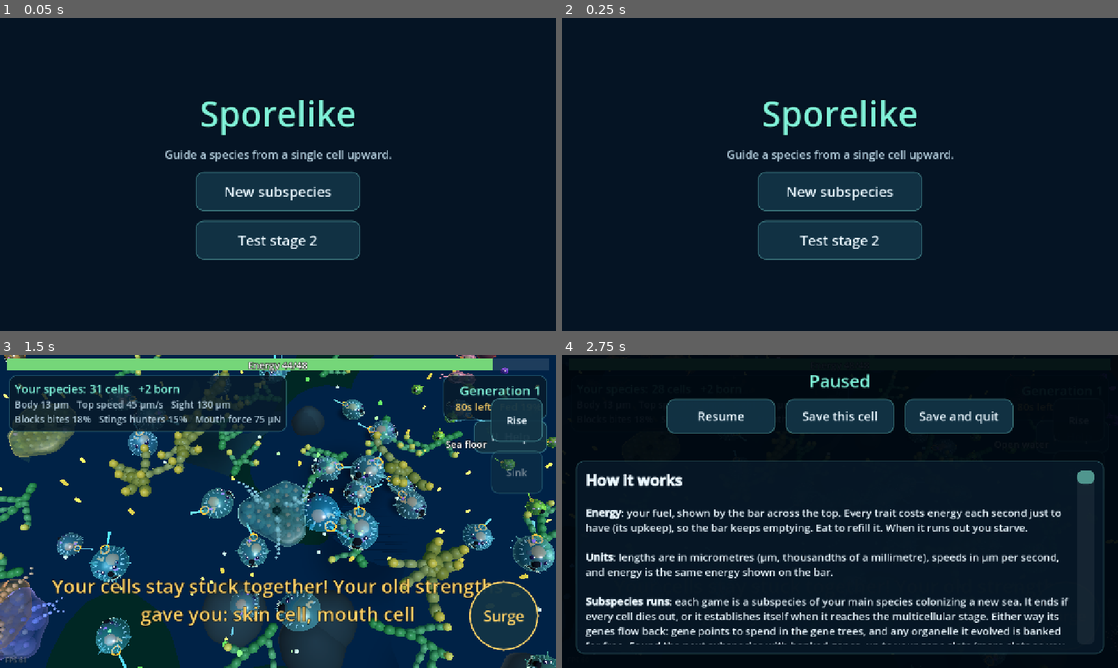
Above: before the commit, frames 1-4 (two rows, left to right).
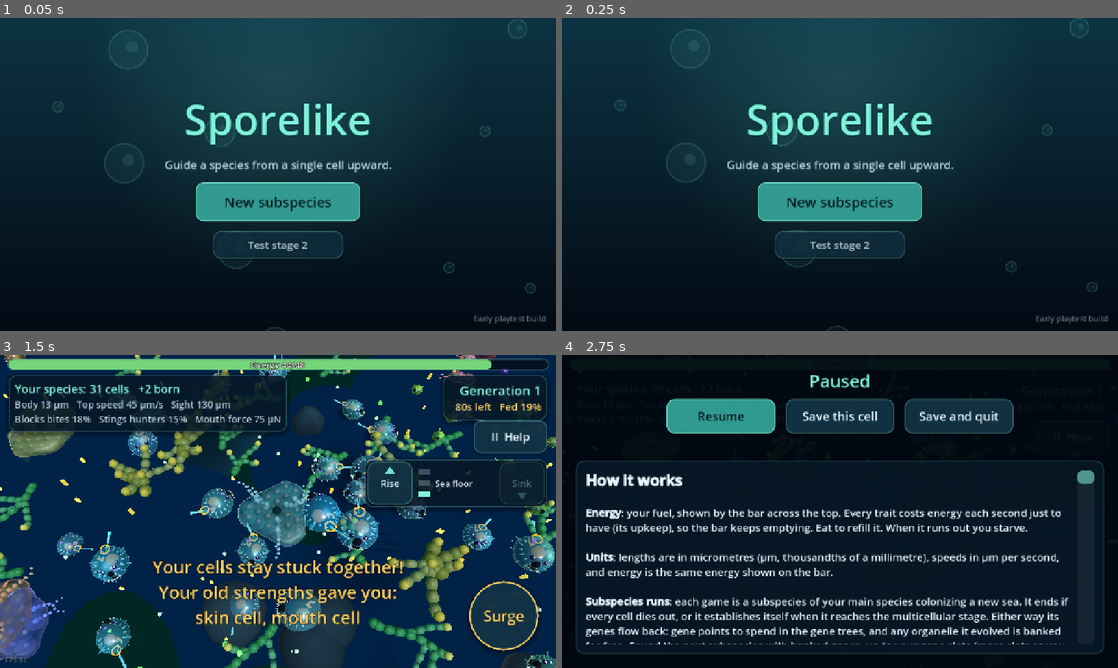
Above: after the commit, the same moments.

Repository: drag0nblad3/Sporelike-
Game: Godot game, scene res://scenes/main.tscn
Same seed, same stepped clock (60 frames per second), same inputs: the game is played once before the commit and once after it.
Inputs:
- Up to frame 1 (0.05 s): no input
- Up to frame 2 (0.25 s): no input
- Up to frame 3 (1.5 s): click "Test stage 2" at 0.5 s; click "Radial" at 1.25 s
- Up to frame 4 (2.75 s): click "II Help" at 2 s

The runs differ from the first frame. In frame 1, 40% of the frame differs, in the area x 0-100%, y 0-100%; in frame 2, 40%; in frame 3, 12%; in frame 4, 2.2%.

Commit message:
Polish the UI: depth panel, cooldown rings, primary buttons, creator fit (#42)
* Polish the UI: depth panel that no longer covers Help, cooldown rings, primary buttons, rounded energy bar, livelier title

- Rise/Sink move into one depth panel between the pause button and the
  ability buttons, with a gauge that lights the current depth.
- Ability buttons show a sweeping cooldown ring instead of only fading.
- Main actions (Begin the run, Resume, Continue, Done) are filled teal.
- Panels and buttons get soft drop shadows; disabled text is dimmed.
- Energy bar is a rounded glass tube.
- Hints and region messages sit in the middle of the screen, clear of the
  joystick and ability buttons; the hint gets a backing card.
- Creator: Back moves beside the title and long gene text trims with an
  ellipsis, so Begin the run always stays on screen.
- Stage 2 cell picks use the same cards as stage 1 picks.
- Title screen: lit-water backdrop with drifting cells.

Co-Authored-By: Claude Opus 5.5 <noreply@anthropic.com>
Claude-Session: https://claude.ai/code/session_01LRZhx2EkjRZmAEuo7Vq87R

* Give the creator's gene text more room; keep the hint clear of Shove; smoother title glow

The sea description now shows in the text box when Other sea is tapped
instead of always taking three lines of the side column, and the side
column grows on wider phones.

Co-Authored-By: Claude Opus 5.5 <noreply@anthropic.com>
Claude-Session: https://claude.ai/code/session_01LRZhx2EkjRZmAEuo7Vq87R

---------

Co-authored-by: Claude <noreply@anthropic.com>

Diff:
--- a/scripts/ui/ability_bar.gd
+++ b/scripts/ui/ability_bar.gd
@@ -49,7 +49,9 @@
 	var button: Button = _buttons[id]
 	button.visible = owned
 	if owned:
-		button.modulate.a = 1.0 if timers.ready(id) else 0.35 + 0.3 * (1.0 - timers.fraction(id))
+		var ring: CooldownRing = button.get_child(0)
+		ring.left = 0.0 if timers.ready(id) else timers.fraction(id)
+		button.modulate.a = 1.0 if timers.ready(id) else 0.75
 
 
 func hide_all() -> void:
@@ -113,6 +115,13 @@
 	button.add_theme_stylebox_override("pressed", lit)
 	button.add_theme_stylebox_override("hover_pressed", lit)
 	button.add_theme_color_override("font_color", tint)
+	button.add_theme_color_override("font_pressed_color", Color.WHITE)
+	button.add_theme_color_override("font_hover_pressed_color", Color.WHITE)
+	button.add_theme_color_override("font_outline_color", Color(0, 0, 0, 0.7))
+	button.add_theme_constant_override("outline_size", 4)
+	var ring_fx := CooldownRing.new()
+	ring_fx.tint = tint
+	button.add_child(ring_fx)
 	button.visible = false
 	# Touches are read in _input; the button itself only draws.
 	button.toggle_mode = true
--- a/scripts/ui/cell_pick_screen.gd
+++ b/scripts/ui/cell_pick_screen.gd
@@ -50,6 +50,7 @@
 	var skip := Button.new()
 	skip.text = "Keep the body as it is"
 	skip.custom_minimum_size = Vector2(0, 60)
+	skip.add_theme_color_override("font_color", UiTheme.DIM)
 	skip.pressed.connect(func() -> void: chosen.emit(""))
 	_box.add_child(skip)
 	visible = true
@@ -58,25 +59,25 @@
 func _choice(plan: BodyPlan, role: String) -> Button:
 	var trial := BodyPlan.from_dict(plan.to_dict())
 	var added := trial.grow(role)
-	var button := Button.new()
-	button.custom_minimum_size = Vector2(300, 250)
-	button.add_theme_font_size_override("font_size", 21)
-	button.autowrap_mode = TextServer.AUTOWRAP_WORD_SMART
 	var row: Array = BodyPart.ROLES.get(role, BodyPart.ROLES["skin"])
 	var about: String = row[1]
+	var card: PickCard
 	if added == 0:
-		button.text = "%s\nNo room left on the body" % BodyPart.label(role)
-		button.disabled = true
+		card = PickCard.new(BodyPart.label(role), "No room left on the body")
+		card.disabled = true
 	else:
+		var lines: Array[String] = [about]
 		var effect := CellEffects.card_line(role, plan, added)
+		if effect != "":
+			lines.append(effect)
 		var ability := ColonyAbility.card_line(role, trial)
 		if ability != "":
-			effect += "\n" + ability
-		button.text = "+%d %s\n%s\n%s\nEnergy use +%.2f/s" % [added, BodyPart.label(role), about,
-			effect, Colony.UPKEEP_PER_CELL * added]
-	button.add_theme_color_override("font_color", BodyPart.color(role).lightened(0.35))
-	button.pressed.connect(func() -> void: chosen.emit(role))
-	return button
+			lines.append(ability)
+		lines.append("Energy use +%.2f/s" % (Colony.UPKEEP_PER_CELL * added))
+		card = PickCard.new("+%d %s" % [added, BodyPart.label(role)], "\n".join(PackedStringArray(lines)))
+	card.tint_title(BodyPart.color(role).lightened(0.35))
+	card.pressed.connect(func() -> void: chosen.emit(role))
+	return card
 
 
 func _label(text: String, size: int) -> Label:
--- /dev/null
+++ b/scripts/ui/cooldown_ring.gd
@@ -0,0 +1,34 @@
+class_name CooldownRing
+extends Control
+## Drawn over a round ability button: while the ability recharges, a dark
+## wedge covers the part still to refill and a bright arc runs round the rim,
+## like a clock hand sweeping back to ready.
+
+var tint := UiTheme.GOLD
+## Share of the recharge still to go: 1 just used, 0 ready.
+var left := 0.0:
+	set(value):
+		if not is_equal_approx(value, left):
+			left = value
+			queue_redraw()
+
+
+func _ready() -> void:
+	set_anchors_and_offsets_preset(Control.PRESET_FULL_RECT)
+	mouse_filter = Control.MOUSE_FILTER_IGNORE
+
+
+func _draw() -> void:
+	if left <= 0.0:
+		return
+	var center := size * 0.5
+	var radius := minf(size.x, size.y) * 0.5 - 2.0
+	var start := -PI * 0.5
+	var end := start + TAU * left
+	var wedge := PackedVector2Array([center])
+	var steps := maxi(int(48 * left), 2)
+	for i in steps + 1:
+		var a := lerpf(start, end, float(i) / steps)
+		wedge.append(center + Vector2(cos(a), sin(a)) * radius)
+	draw_colored_polygon(wedge, Color(0, 0.02, 0.05, 0.55))
+	draw_arc(center, radius - 3.0, end, start + TAU, 64, Color(tint, 0.9), 6.0, true)
--- a/scripts/ui/creator_side.gd
+++ b/scripts/ui/creator_side.gd
@@ -1,34 +1,35 @@
 class_name CreatorSide
 extends RefCounted
 ## The subspecies creator's side column above the gene text box: title,
-## the subspecies name with New name, the starting Sea with Other sea, and
-## gene slots used. Built once; show() updates the text.
+## the subspecies name with New name, the starting Sea with Other sea (its
+## description shows in the text box), what does well there, and gene slots
+## used. Built once; show() updates the text.
 
 var trees_button: Button
+## The top row, beside the title; the creator adds its Back button here.
+var header: HBoxContainer
 var _name: Label
 var _sea: Label
-var _blurb: Label
 var _favors: Label
 var _slots: Label
 
 
 func build(screen: SubspeciesCreator) -> void:
-	screen.label("Found a subspecies", 20, UiTheme.DIM)
+	header = screen.row()
+	screen.label("Found a subspecies", 20, UiTheme.DIM, header)
 	var names := screen.row()
 	_name = screen.label("", 25, UiTheme.GOLD, names)
-	_side_button(screen.button("New name", func() -> void: screen.reroll(), names, 44.0))
+	side_button(screen.button("New name", func() -> void: screen.reroll(), names, 44.0))
 	var seas := screen.row()
 	_sea = screen.label("", 20, UiTheme.ACCENT, seas)
-	_side_button(screen.button("Other sea", func() -> void: screen.next_sea(), seas, 44.0))
-	_blurb = screen.label("", 19, UiTheme.DIM)
-	_favors = screen.label("", 19, UiTheme.GAIN)
+	side_button(screen.button("Other sea", func() -> void: screen.next_sea(), seas, 44.0))
+	_favors = screen.label("", 18, UiTheme.GAIN)
 	_slots = screen.label("", 22)
 
 
 func show(subspecies: String, sea: Sea, used: int, bank: GeneBank) -> void:
 	_name.text = subspecies
 	_sea.text = sea.title
-	_blurb.text = sea.blurb
 	_favors.text = "Does well here: %s" % sea.favors
 	_slots.text = "Gene slots used: %d of %d" % [used, bank.slots()]
 	_slots.add_theme_color_override("font_color",
@@ -38,7 +39,7 @@
 
 
 ## Buttons beside a label keep their width instead of sharing the row.
-func _side_button(b: Button) -> void:
+static func side_button(b: Button) -> void:
 	b.size_flags_horizontal = Control.SIZE_SHRINK_END
 	b.custom_minimum_size.x = 140
 	b.add_theme_font_size_override("font_size", 20)
--- a/scripts/ui/depth_control.gd
+++ b/scripts/ui/depth_control.gd
@@ -1,43 +1,49 @@
 class_name DepthControl
 extends Control
-## Two buttons on the right edge to swim up or down one Depth, and a label
-## with the depth the colony is at. Like AbilityBar, it reads screen touches
-## directly so it works while another finger steers.
+## The multicellular stage's depth panel on the right edge, between the
+## pause button and the ability buttons: Rise and Sink buttons either side
+## of a small gauge that lights the colony's Depth (surface on top, sea
+## floor at the bottom) and names it. Like AbilityBar, it reads screen
+## touches directly so it works while another finger steers.
 
 ## step is +1 to rise, -1 to sink.
 signal pressed(step: int)
 
-## [left, top, right, bottom] offsets from the right edge's middle.
-const UP_RECT := [-150, -260, -30, -160]
-const DOWN_RECT := [-150, -140, -30, -40]
+## The panel as offsets from the top-right corner: [left, top, right, bottom].
+## It sits below the pause button (ends at 226) and above the ability
+## buttons (start 370 up from the bottom of a 720 high screen).
+const PANEL := [-440.0, 240.0, -20.0, 350.0]
+const BUTTON_W := 116.0
 
+var _layer := -1
 var _up: Button
 var _down: Button
-var _label: Label
+var _gauge: Control
 
 
 func _ready() -> void:
 	set_anchors_and_offsets_preset(Control.PRESET_FULL_RECT)
 	mouse_filter = Control.MOUSE_FILTER_IGNORE
-	_up = _make("Rise", UP_RECT)
-	_down = _make("Sink", DOWN_RECT)
-	_label = Label.new()
-	UiTheme.outline(_label, 22)
-	_label.set_anchors_and_offsets_preset(Control.PRESET_CENTER_RIGHT)
-	_label.offset_left = -320
-	_label.offset_right = -160
-	_label.offset_top = -170
-	_label.offset_bottom = -130
-	_label.horizontal_alignment = HORIZONTAL_ALIGNMENT_RIGHT
-	add_child(_label)
+	var back := Panel.new()
+	back.add_theme_stylebox_override("panel", UiTheme.panel(UiTheme.PANEL, 0))
+	_place(back, PANEL[0], PANEL[2])
+	_up = _make("Rise", PANEL[0], PANEL[0] + BUTTON_W)
+	_down = _make("Sink", PANEL[2] - BUTTON_W, PANEL[2])
+	_gauge = Control.new()
+	_gauge.mouse_filter = Control.MOUSE_FILTER_IGNORE
+	_place(_gauge, PANEL[0], PANEL[2])
+	_gauge.draw.connect(_draw_gauge)
 	visible = false
 
 
 func show_layer(layer: int) -> void:
 	visible = true
-	_label.text = Depth.title(layer)
+	if layer == _layer:
+		return
+	_layer = layer
 	_up.disabled = layer >= Depth.SURFACE
 	_down.disabled = layer <= Depth.FLOOR
+	_gauge.queue_redraw()
 
 
 func _input(event: InputEvent) -> void:
@@ -54,17 +60,49 @@
 			return
 
 
-func _make(text: String, rect: Array) -> Button:
+## Three stacked marks (surface on top) with the current one lit, the depth's
+## name beside them, and an arrow on each button.
+func _draw_gauge() -> void:
+	var h := _gauge.size.y
+	var mid := _gauge.size.x * 0.5
+	var font := _gauge.get_theme_default_font()
+	for layer: int in [Depth.SURFACE, Depth.OPEN, Depth.FLOOR]:
+		var y := h * 0.5 + (Depth.OPEN - layer) * 26.0
+		var lit := layer == _layer
+		var dot := Rect2(mid - 88.0, y - 7.0, 30.0, 14.0)
+		_gauge.draw_rect(dot, UiTheme.ACCENT if lit else Color(UiTheme.DIM, 0.3))
+	var name_at := Vector2(mid - 48.0, h * 0.5 + 8.0)
+	_gauge.draw_string(font, name_at, Depth.title(_layer), HORIZONTAL_ALIGNMENT_LEFT, 120.0, 20,
+		UiTheme.INK)
+	_arrow(Vector2(BUTTON_W * 0.5, 26.0), -1.0, _up.disabled)
+	_arrow(Vector2(_gauge.size.x - BUTTON_W * 0.5, h - 26.0), 1.0, _down.disabled)
+
+
+func _arrow(at: Vector2, dir: float, off: bool) -> void:
+	var tip := at + Vector2(0, 9.0 * dir)
+	var points := PackedVector2Array([tip, at + Vector2(-12, -7 * dir), at + Vector2(12, -7 * dir)])
+	_gauge.draw_colored_polygon(points, Color(UiTheme.ACCENT, 0.25 if off else 0.9))
+
+
+func _make(text: String, left: float, right: float) -> Button:
 	var button := Button.new()
 	button.theme = UiTheme.shared()
 	button.text = text
-	button.add_theme_font_size_override("font_size", 24)
-	button.set_anchors_and_offsets_preset(Control.PRESET_CENTER_RIGHT)
-	button.offset_left = rect[0]
-	button.offset_top = rect[1]
-	button.offset_right = rect[2]
-	button.offset_bottom = rect[3]
+	button.add_theme_font_size_override("font_size", 22)
+	_place(button, left, right)
+	button.offset_left += 6.0
+	button.offset_right -= 6.0
+	button.offset_top += 6.0
+	button.offset_bottom -= 6.0
 	button.mouse_filter = Control.MOUSE_FILTER_IGNORE
 	button.focus_mode = Control.FOCUS_NONE
-	add_child(button)
 	return button
+
+
+func _place(node: Control, left: float, right: float) -> void:
+	node.set_anchors_and_offsets_preset(Control.PRESET_TOP_RIGHT)
+	node.offset_left = left
+	node.offset_right = right
+	node.offset_top = PANEL[1]
+	node.offset_bottom = PANEL[3]
+	add_child(node)
--- a/scripts/ui/energy_bar.gd
+++ b/scripts/ui/energy_bar.gd
@@ -5,7 +5,7 @@
 ## bar laid over it, filling its own capacity from the left.
 
 const HEIGHT := 28.0
-const TRACK := Color(1, 1, 1, 0.12)
+const TRACK := Color(0.01, 0.05, 0.09, 0.75)
 const FULL := Color(0.4, 0.9, 0.5)
 const LOW := Color(0.95, 0.3, 0.25)
 const STORED := Color(1.0, 0.8, 0.25, 0.9)
@@ -14,6 +14,8 @@
 var _full := 12.0
 var _store := 0.0
 var _label: Label
+## One rounded box, recoloured for the track and each fill as it draws.
+var _box := StyleBoxFlat.new()
 
 
 func _ready() -> void:
@@ -23,11 +25,12 @@
 	offset_top = 8.0
 	offset_bottom = 8.0 + HEIGHT
 	mouse_filter = Control.MOUSE_FILTER_IGNORE
+	_box.anti_aliasing = true
 	_label = Label.new()
 	_label.set_anchors_and_offsets_preset(Control.PRESET_FULL_RECT)
 	_label.horizontal_alignment = HORIZONTAL_ALIGNMENT_CENTER
 	_label.vertical_alignment = VERTICAL_ALIGNMENT_CENTER
-	_label.add_theme_font_size_override("font_size", 22)
+	_label.add_theme_font_size_override("font_size", 20)
 	_label.add_theme_color_override("font_outline_color", Color(0, 0, 0, 0.9))
 	_label.add_theme_constant_override("outline_size", 5)
 	add_child(_label)
@@ -47,9 +50,27 @@
 
 func _draw() -> void:
 	var w := size.x
-	draw_rect(Rect2(0, 0, w, HEIGHT), TRACK)
+	var r := HEIGHT * 0.5
+	_pill(Rect2(0, 0, w, HEIGHT), TRACK, Color(UiTheme.EDGE, 0.35))
+	var inner := Rect2(3, 3, w - 6, HEIGHT - 6)
 	var part := clampf(_energy / _full, 0.0, 1.0)
-	draw_rect(Rect2(0, 0, w * part, HEIGHT), LOW.lerp(FULL, part))
+	_fill(inner, part, LOW.lerp(FULL, part))
 	if _store > 0.0:
-		var stored := clampf((_energy - _full) / _store, 0.0, 1.0)
-		draw_rect(Rect2(0, 0, w * stored, HEIGHT), STORED)
+		_fill(inner, clampf((_energy - _full) / _store, 0.0, 1.0), STORED)
+	# A faint sheen along the top edge reads as a glass tube.
+	draw_line(Vector2(r, 4), Vector2(w - r, 4), Color(1, 1, 1, 0.12), 2.0)
+
+
+func _fill(inner: Rect2, part: float, tint: Color) -> void:
+	if part <= 0.0:
+		return
+	var width := maxf(inner.size.x * part, inner.size.y)
+	_pill(Rect2(inner.position, Vector2(width, inner.size.y)), tint, Color(0, 0, 0, 0))
+
+
+func _pill(rect: Rect2, fill: Color, edge: Color) -> void:
+	_box.bg_color = fill
+	_box.set_corner_radius_all(int(rect.size.y * 0.5))
+	_box.border_color = edge
+	_box.set_border_width_all(2 if edge.a > 0.0 else 0)
+	draw_style_box(_box, rect)
--- a/scripts/ui/gene_detail.gd
+++ b/scripts/ui/gene_detail.gd
@@ -34,9 +34,11 @@
 	top.add_child(names)
 	_name = _label(names, 25, UiTheme.GOLD)
 	_info = _label(names, 20, UiTheme.DIM)
-	_effect = _label(box, 21, UiTheme.INK)
+	_effect = _label(box, 20, UiTheme.INK)
 	_effect.size_flags_vertical = Control.SIZE_EXPAND_FILL
-	_state = _label(box, 21, UiTheme.DIM)
+	# Long text ends in "…" rather than pushing the buttons below off screen.
+	_effect.text_overrun_behavior = TextServer.OVERRUN_TRIM_ELLIPSIS
+	_state = _label(box, 20, UiTheme.DIM)
 	_action = Button.new()
 	_action.custom_minimum_size.y = 50
 	_action.add_theme_font_size_override("font_size", 22)
--- a/scripts/ui/gene_screen.gd
+++ b/scripts/ui/gene_screen.gd
@@ -37,7 +37,8 @@
 	columns.add_child(graph)
 	var card := PanelContainer.new()
 	card.add_theme_stylebox_override("panel", UiTheme.panel(UiTheme.PANEL, 14))
-	card.custom_minimum_size.x = SIDE_WIDTH
+	# Wider phones give the text box more room, so less of it wraps.
+	card.custom_minimum_size.x = clampf(get_viewport_rect().size.x * 0.36, SIDE_WIDTH, 600.0)
 	columns.add_child(card)
 	side = VBoxContainer.new()
 	side.add_theme_constant_override("separation", 6)
--- a/scripts/ui/gene_tree_screen.gd
+++ b/scripts/ui/gene_tree_screen.gd
@@ -26,7 +26,7 @@
 
 
 func _build_bottom() -> void:
-	button("Done", func() -> void: _close())
+	UiTheme.primary(button("Done", func() -> void: _close()))
 
 
 func redraw_genes() -> void:
--- a/scripts/ui/hud.gd
+++ b/scripts/ui/hud.gd
@@ -40,9 +40,14 @@
 	_debug.modulate = Color(1, 1, 1, 0.35)
 	add_child(_debug)
 
-	_hint = _center_label(-100.0, 26, UiTheme.INK)
+	# Both sit in the middle third so they clear the joystick on the left and
+	# the ability buttons on the right.
+	_hint = _center_label(-150.0, 24, UiTheme.INK)
 	_hint.text = "Drag on the left side to swim. Eat glowing food. Avoid the red hunters."
-	_message = _center_label(-220.0, 44, UiTheme.GOLD)
+	_hint.offset_left = -280.0
+	_hint.offset_right = 280.0
+	_hint.add_theme_stylebox_override("normal", UiTheme.panel(Color(UiTheme.PANEL, 0.7), 10))
+	_message = _center_label(-260.0, 40, UiTheme.GOLD)
 
 	var pause := _corner_button("II  Help", 26, Vector2(170, 76))
 	pause.offset_top = 150.0
@@ -123,8 +128,10 @@
 	label.autowrap_mode = TextServer.AUTOWRAP_WORD_SMART
 	label.set_anchors_and_offsets_preset(Control.PRESET_CENTER_BOTTOM)
 	label.offset_top = from_bottom
-	label.offset_left = -560.0
-	label.offset_right = 560.0
+	label.offset_bottom = from_bottom
+	label.grow_vertical = Control.GROW_DIRECTION_END
+	label.offset_left = -320.0
+	label.offset_right = 320.0
 	label.mouse_filter = Control.MOUSE_FILTER_IGNORE
 	UiTheme.outline(label, font_size)
 	label.add_theme_color_override("font_color", tint)
--- a/scripts/ui/pause_menu.gd
+++ b/scripts/ui/pause_menu.gd
@@ -50,7 +50,9 @@
 	_note.add_theme_font_size_override("font_size", 24)
 	_note.add_theme_color_override("font_color", UiTheme.GAIN)
 	column.add_child(_note)
-	buttons.add_child(_button("Resume", close))
+	var resume := _button("Resume", close)
+	UiTheme.primary(resume)
+	buttons.add_child(resume)
 	buttons.add_child(_button("Save this cell", func() -> void: save_cell_requested.emit()))
 	buttons.add_child(_button("Save and quit", _on_quit))
 
--- a/scripts/ui/pick_card.gd
+++ b/scripts/ui/pick_card.gd
@@ -7,6 +7,7 @@
 const WIDTH := 380.0
 
 var _column: VBoxContainer
+var _heading: Label
 
 
 func _init(title: String, effect: String) -> void:
@@ -23,8 +24,8 @@
 	column.mouse_filter = Control.MOUSE_FILTER_IGNORE
 	add_child(column)
 
-	var heading := _line(title, 28, UiTheme.ACCENT)
-	column.add_child(heading)
+	_heading = _line(title, 28, UiTheme.ACCENT)
+	column.add_child(_heading)
 	var rule := ColorRect.new()
 	rule.color = Color(UiTheme.ACCENT, 0.3)
 	rule.custom_minimum_size = Vector2(0, 2)
@@ -35,6 +36,11 @@
 		if line.begins_with(MutationChoice.REASON_PREFIX):
 			tint = UiTheme.GOLD
 		column.add_child(_line(line, 23, tint))
+
+
+## Colours the name, e.g. in the cell type's own colour.
+func tint_title(tint: Color) -> void:
+	_heading.add_theme_color_override("font_color", tint)
 
 
 ## Puts a drawing of the pick (UpgradeIcon) above the name.
--- a/scripts/ui/subspecies_creator.gd
+++ b/scripts/ui/subspecies_creator.gd
@@ -53,11 +53,11 @@
 
 
 func _build_bottom() -> void:
+	CreatorSide.side_button(button("Back", func() -> void: _leave(), _view.header, 44.0))
 	var bottom := row()
 	_view.trees_button = button("", func() -> void: _open_trees(), bottom)
-	button("Back", func() -> void: _leave(), bottom)
-	var start := button("Begin the run", func() -> void: _begin())
-	start.add_theme_color_override("font_color", UiTheme.ACCENT)
+	var start := button("Begin the run", func() -> void: _begin(), bottom)
+	UiTheme.primary(start)
 
 
 func _refresh() -> void:
@@ -160,7 +160,10 @@
 
 func next_sea() -> void:
 	_sea_at = (_sea_at + 1) % _seas.size()
+	# The sea's description fills the text box until a gene is tapped.
+	graph.selected = ""
 	_refresh()
+	detail.show_hint(Sea.of(_seas[_sea_at]).blurb)
 
 
 func _open_trees() -> void:
--- /dev/null
+++ b/scripts/ui/title_backdrop.gd
@@ -0,0 +1,47 @@
+class_name TitleBackdrop
+extends Control
+## The title screen's backdrop: deep water lit from above, with a few faint
+## cells drifting slowly upward so the first screen feels alive.
+
+const TOP := Color(0.05, 0.2, 0.26)
+const BOTTOM := Color(0.01, 0.04, 0.08)
+const CELLS := 14
+
+var _cells: Array[Vector4] = []
+var _time := 0.0
+
+
+func _ready() -> void:
+	set_anchors_and_offsets_preset(Control.PRESET_FULL_RECT)
+	mouse_filter = Control.MOUSE_FILTER_IGNORE
+	var rng := RandomNumberGenerator.new()
+	rng.seed = 7
+	for i in CELLS:
+		# x share, start y share, radius, speed
+		_cells.append(Vector4(rng.randf(), rng.randf(), rng.randf_range(10.0, 46.0),
+			rng.randf_range(6.0, 18.0)))
+
+
+func _process(delta: float) -> void:
+	if is_visible_in_tree():
+		_time += delta
+		queue_redraw()
+
+
+func _draw() -> void:
+	var w := size.x
+	var h := size.y
+	var bands := 48
+	for i in bands:
+		var y0 := h * i / bands
+		draw_rect(Rect2(0, y0, w, h / bands + 1.0), TOP.lerp(BOTTOM, float(i) / (bands - 1)))
+	# Light from the surface: a soft glow behind the title.
+	for i in 30:
+		draw_circle(Vector2(w * 0.5, h * 0.22), 450.0 - i * 14.0, Color(UiTheme.ACCENT, 0.005))
+	for c: Vector4 in _cells:
+		var y := fposmod(c.y * (h + 120.0) - _time * c.w, h + 120.0) - 60.0
+		var x := c.x * w + sin(_time * 0.3 + c.x * 9.0) * 12.0
+		var at := Vector2(x, y)
+		draw_circle(at, c.z, Color(UiTheme.ACCENT, 0.05))
+		draw_arc(at, c.z, 0.0, TAU, 32, Color(UiTheme.ACCENT, 0.16), 2.0, true)
+		draw_circle(at + Vector2(c.z * 0.2, -c.z * 0.15), c.z * 0.3, Color(UiTheme.ACCENT, 0.1))
--- a/scripts/ui/title_screen.gd
+++ b/scripts/ui/title_screen.gd
@@ -17,10 +17,7 @@
 
 
 func _ready() -> void:
-	var shade := ColorRect.new()
-	shade.color = Color(0.02, 0.08, 0.14)
-	shade.set_anchors_and_offsets_preset(Control.PRESET_FULL_RECT)
-	add_child(shade)
+	add_child(TitleBackdrop.new())
 
 	var column := VBoxContainer.new()
 	column.set_anchors_and_offsets_preset(Control.PRESET_CENTER)
@@ -34,9 +31,10 @@
 	var title := Label.new()
 	title.text = "Sporelike"
 	title.horizontal_alignment = HORIZONTAL_ALIGNMENT_CENTER
-	title.add_theme_font_size_override("font_size", 72)
 	title.add_theme_color_override("font_color", UiTheme.ACCENT)
-	UiTheme.outline(title, 80)
+	UiTheme.outline(title, 96)
+	title.add_theme_color_override("font_outline_color", Color(0.0, 0.2, 0.22, 0.9))
+	title.add_theme_constant_override("outline_size", 10)
 	column.add_child(title)
 
 	var tagline := Label.new()
@@ -50,7 +48,24 @@
 	column.add_child(_continue)
 	_new = _button("New subspecies", _on_new_pressed)
 	column.add_child(_new)
-	column.add_child(_button("Test stage 2", func() -> void: test_stage_two.emit()))
+	var test := _button("Test stage 2", func() -> void: test_stage_two.emit())
+	test.custom_minimum_size = Vector2(300, 64)
+	test.add_theme_font_size_override("font_size", 24)
+	test.modulate = Color(1, 1, 1, 0.75)
+	column.add_child(test)
+
+	var footer := Label.new()
+	footer.text = "Early playtest build"
+	footer.add_theme_font_size_override("font_size", 18)
+	footer.add_theme_color_override("font_color", Color(UiTheme.DIM, 0.5))
+	footer.set_anchors_and_offsets_preset(Control.PRESET_BOTTOM_RIGHT)
+	footer.grow_horizontal = Control.GROW_DIRECTION_BEGIN
+	footer.grow_vertical = Control.GROW_DIRECTION_BEGIN
+	footer.offset_right = -24.0
+	footer.offset_bottom = -16.0
+	footer.offset_left = -24.0
+	footer.offset_top = -16.0
+	add_child(footer)
 
 
 ## Shows the title; Continue appears only when there is a save to load.
@@ -59,6 +74,12 @@
 	_confirming = false
 	_continue.visible = has_save
 	_new.text = "New subspecies"
+	# The main way forward is filled in: Continue when there is a save.
+	UiTheme.primary(_continue)
+	if has_save:
+		UiTheme.plain(_new)
+	else:
+		UiTheme.primary(_new)
 	visible = true
 
 
--- a/scripts/ui/ui_theme.gd
+++ b/scripts/ui/ui_theme.gd
@@ -17,6 +17,9 @@
 const BUTTON_HOVER := Color(0.1, 0.28, 0.36, 0.97)
 const BUTTON_DOWN := Color(0.16, 0.42, 0.48, 1.0)
 const EDGE := Color(0.45, 0.85, 0.85, 0.45)
+## The main action on a screen (Begin, Resume, Continue) is filled with this.
+const PRIMARY := Color(0.2, 0.62, 0.58, 0.97)
+const PRIMARY_DOWN := Color(0.3, 0.78, 0.7, 1.0)
 const RADIUS := 18
 
 static var _theme: Theme
@@ -36,7 +39,19 @@
 	box.set_content_margin_all(pad)
 	box.border_color = Color(EDGE, 0.25)
 	box.set_border_width_all(2)
+	_shadow(box, 10)
 	return box
+
+
+## Marks a button as the screen's main action: filled teal, dark text.
+static func primary(button: Button) -> void:
+	var ink := Color(0.02, 0.1, 0.12)
+	button.add_theme_stylebox_override("normal", _button_box(PRIMARY, Color(ACCENT, 0.9)))
+	button.add_theme_stylebox_override("hover", _button_box(PRIMARY, ACCENT))
+	button.add_theme_stylebox_override("pressed", _button_box(PRIMARY_DOWN, Color.WHITE))
+	button.add_theme_stylebox_override("hover_pressed", _button_box(PRIMARY_DOWN, Color.WHITE))
+	for state in ["font_color", "font_hover_color", "font_pressed_color", "font_focus_color"]:
+		button.add_theme_color_override(state, ink)
 
 
 ## Text with a dark outline so it reads over the busy sea behind it.
@@ -63,6 +78,7 @@
 	t.set_color("font_hover_color", "Button", Color.WHITE)
 	t.set_color("font_pressed_color", "Button", Color.WHITE)
 	t.set_color("font_focus_color", "Button", INK)
+	t.set_color("font_disabled_color", "Button", Color(DIM, 0.45))
 	t.set_font_size("font_size", "Button", 28)
 
 	# A wide, rounded scroll grabber that a thumb can catch.
@@ -93,4 +109,21 @@
 	box.content_margin_right = 20.0
 	box.content_margin_top = 10.0
 	box.content_margin_bottom = 10.0
+	_shadow(box, 4)
 	return box
+
+
+## Undoes primary(), back to the theme's ordinary button.
+static func plain(button: Button) -> void:
+	for state in ["normal", "hover", "pressed", "hover_pressed"]:
+		button.remove_theme_stylebox_override(state)
+	for state in ["font_color", "font_hover_color", "font_pressed_color", "font_focus_color"]:
+		button.remove_theme_color_override(state)
+
+
+## A soft drop shadow lifts cards and buttons off the busy sea behind them.
+static func _shadow(box: StyleBoxFlat, size: int) -> void:
+	box.shadow_color = Color(0, 0, 0, 0.35)
+	box.shadow_size = size
+	box.shadow_offset = Vector2(0, size * 0.4)
+	box.anti_aliasing = true
